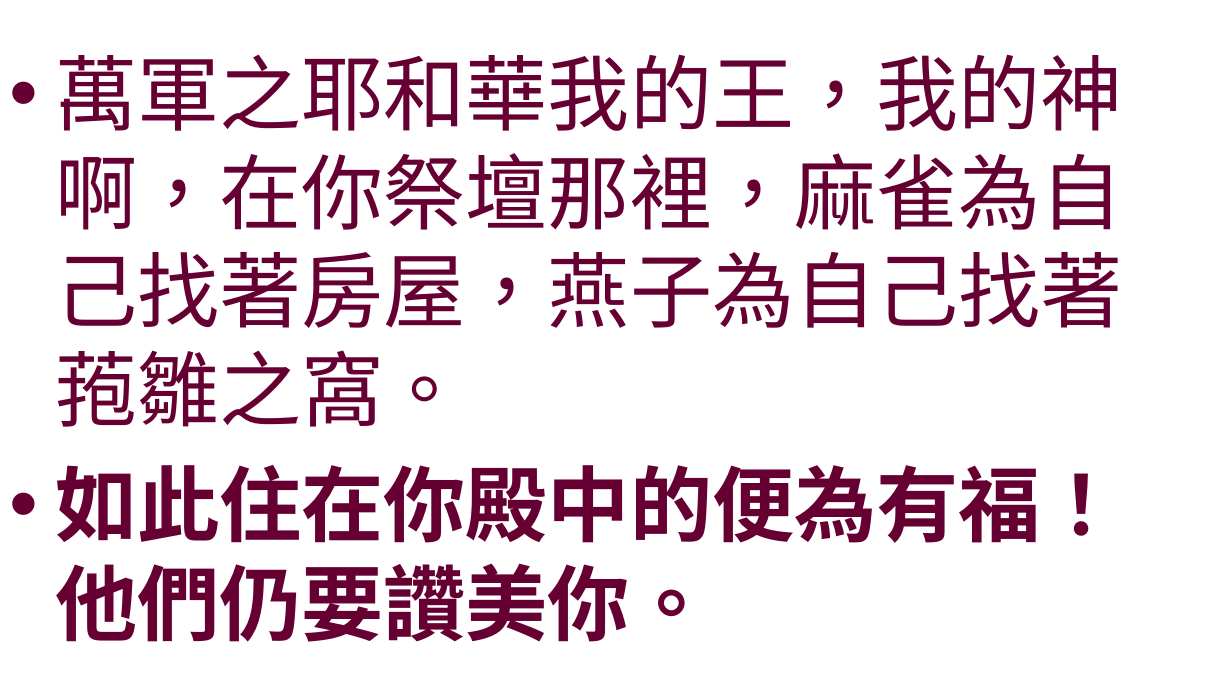
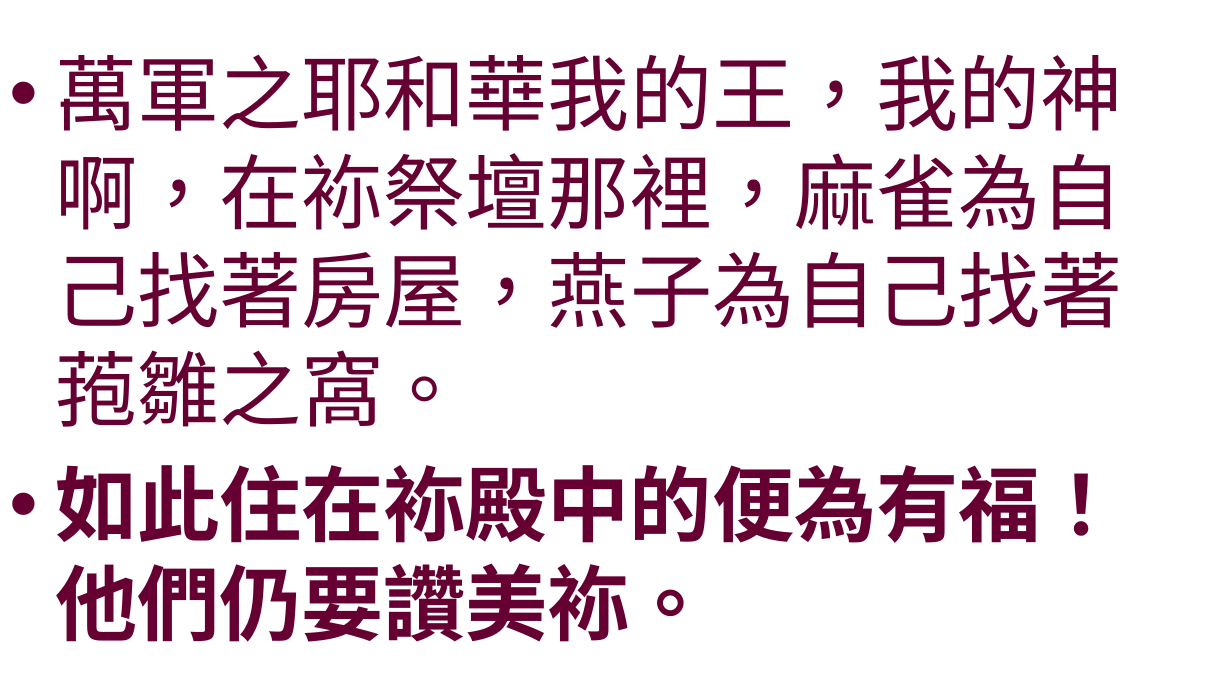
Before and after one commit to batisuoc/worship-resources, a slide deck: slide 3 of 110殿中敬拜.pptx. Drawn at 1232x693 pixels with LibreOffice and Linux fonts; fonts in the diff are those of the drawing; background and template pictures are left out. Boxes give left, top, right and bottom in pixels: in the first picture for what was removed or moved away, otherwise in the second. Text is boxed around its words. In the diff, an @@ line names an element or a change of style, - is before the commit and + after.

```diff
--- a/110殿中敬拜.pptx
+++ b/110殿中敬拜.pptx
@@ text at <box>55,54,1122,642</box>: text changed @@
-• 萬軍之耶和華我的王，我的神啊，在你祭壇那裡，麻雀為自己找著房屋，燕子為自己找著菢雛之窩。
-• 如此住在你殿中的便為有福！他們仍要讚美你。
+• 萬軍之耶和華我的王，我的神啊，在袮祭壇那裡，麻雀為自己找著房屋，燕子為自己找著菢雛之窩。
+• 如此住在袮殿中的便為有福！他們仍要讚美袮。
```
Also in this commit, not shown: 5 other slides changed, 1 other file.
